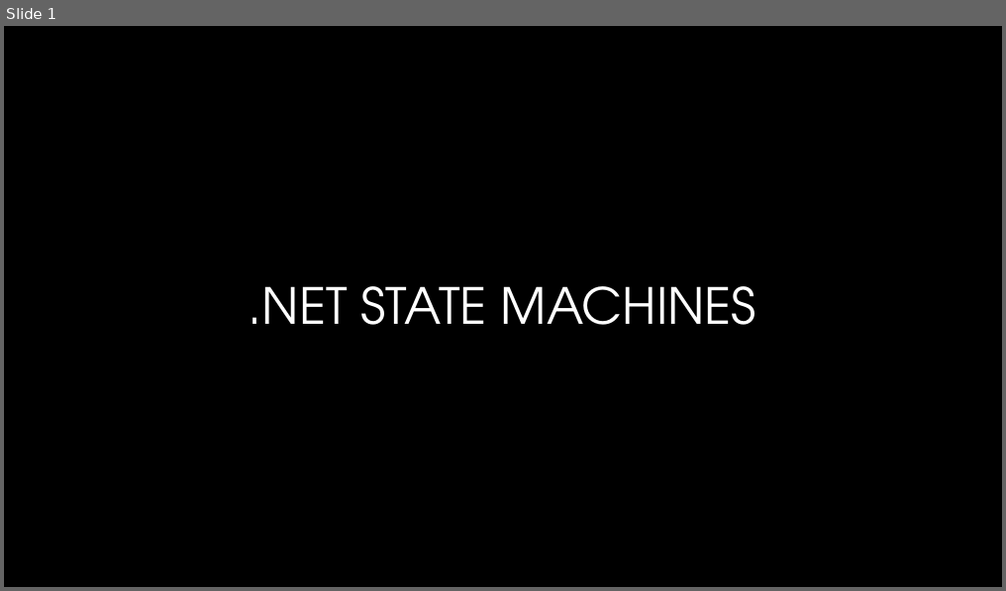
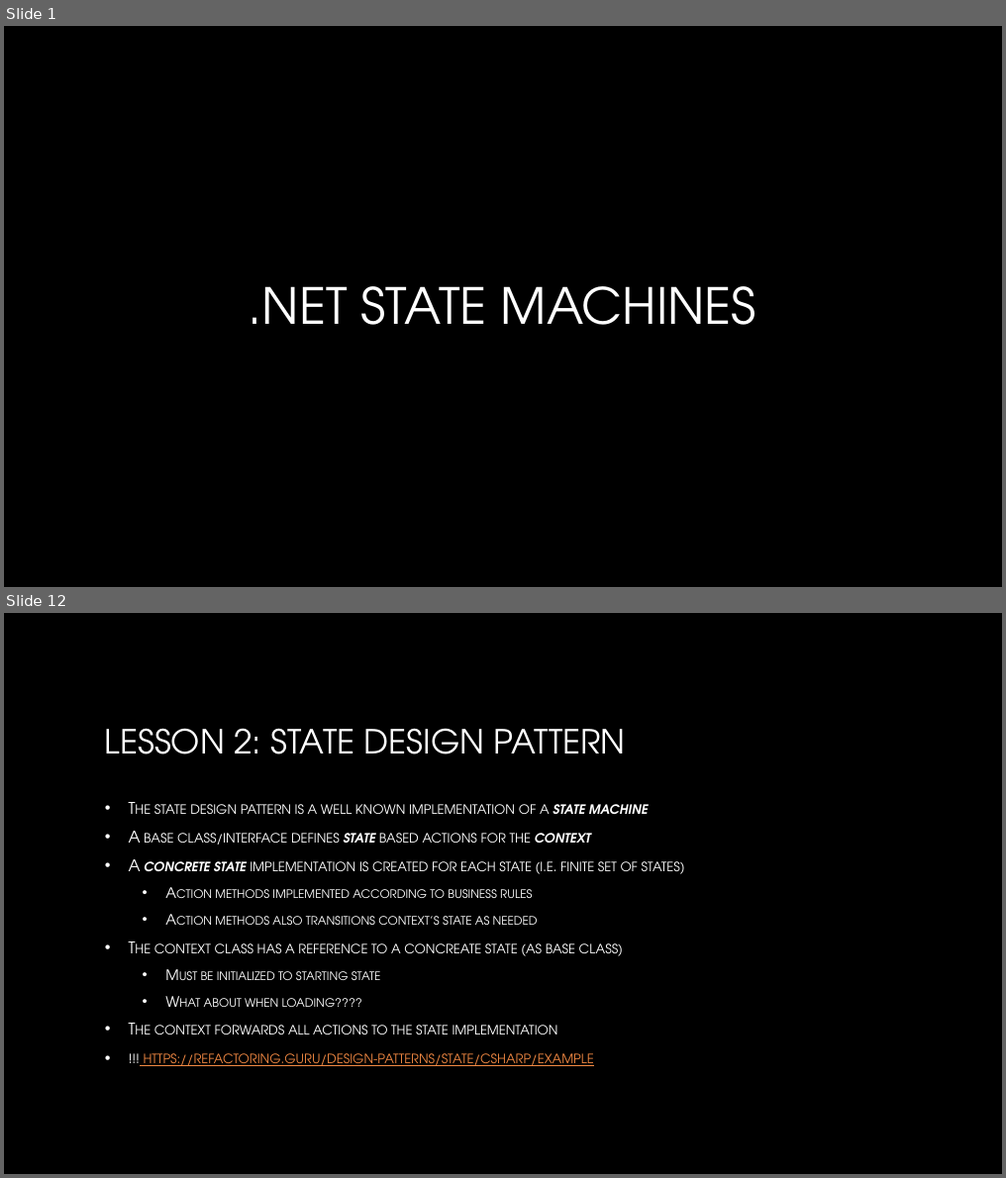
Before and after one commit to scottctr/StateMachineWorkshop, a slide deck: DotNetStateMachines.pptx. Shown one above the other, each under a label of ours: slide 1 before the commit, slides 1 and 12 after it; the slides between them are not shown. The pictures are 1006x591 and 1006x1178 pixels, drawn with LibreOffice and Linux fonts; fonts in the diff are those of the drawing; background and template pictures are left out. Boxes give left, top, right and bottom in pixels: in the first picture for what was removed or moved away, otherwise in the second. Text is boxed around its words. In the diff, an @@ line names an element or a change of style, - is before the commit and + after.

Commit message:
Added ActionResult. Updated buttons to icons. Added status flags.

```diff
--- a/DotNetStateMachines.pptx
+++ b/DotNetStateMachines.pptx
@@ slide 12 added at <box>4,613,1002,1174</box>, background picture (left out) @@
@@ title added at <box>105,728,626,755</box>, 32 pt, text gradient #FFFFFF to #A6A6A6 @@
+LESSON 2: STATE DESIGN PATTERN
@@ text added at <box>129,804,685,1066</box>, 15.5 pt, text gradient #FFFFFF to #BFBFBF, small capitals @@
+• The state design pattern is a well known implementation of a state machine
+• A base class/interface defines state based actions for the context
+• A concrete state implementation is created for each state (i.e. finite set of states)
+  • Action methods implemented according to business rules
+  • Action methods also transitions context’s state as needed
+• The context class has a reference to a concreate state (as base class)
+  • Must be initialized to starting state
+  • What about when loading????
+• The context forwards all actions to the state implementation
+• !!! https://refactoring.guru/design-patterns/state/csharp/example
```
Also in this commit, not shown: 3 slides changed, 19 other slides added, 29 other files.
